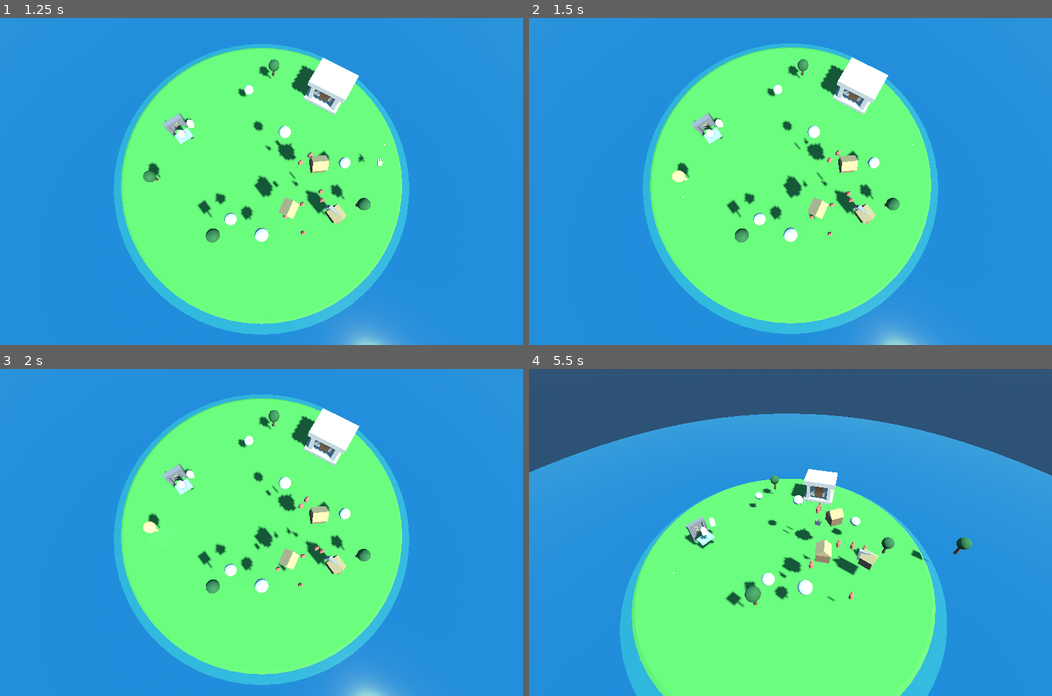
Above: before the commit, frames 1-4 (two rows, left to right).
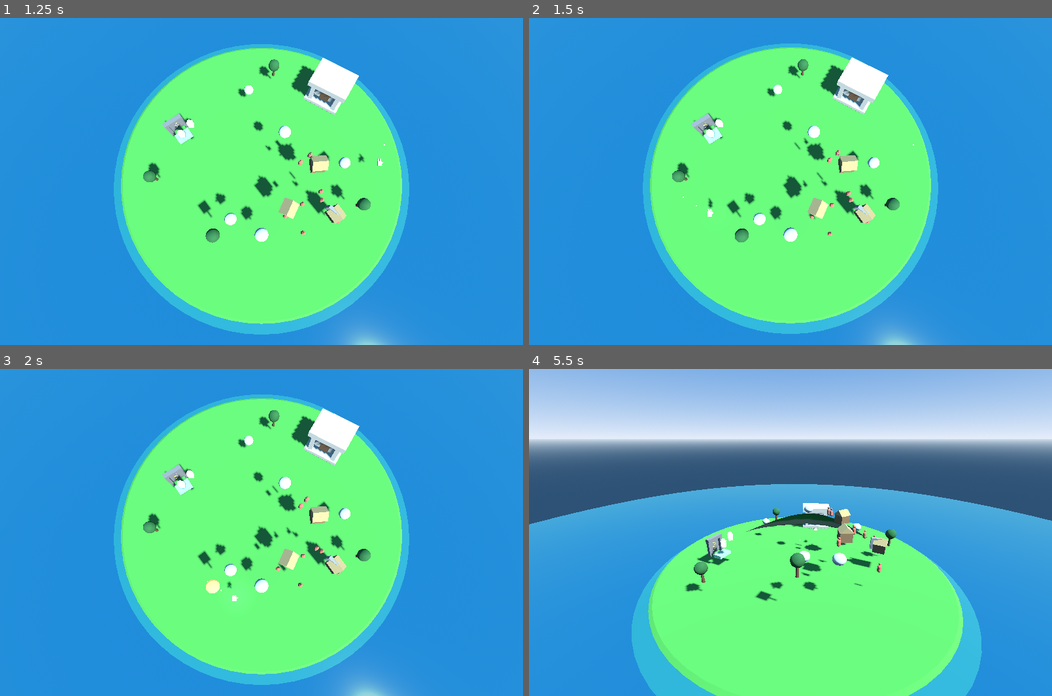
Above: after the commit, the same moments.

Repository: westkitty/Parable
Game: Godot game, scene res://scenes/Main.tscn
Two runs of this game, one before a commit and one after it. Both use one fixed random seed, a clock stepped at 60 frames per second and the inputs below.
Inputs (mouse positions are in pixels of both pictures, inside the frame that each line leads up to):
- Up to frame 1 (1.25 s): tap Enter at 0.5 s; move the mouse to (376, 165) at 0.52 s; hold W from 0.53 s (still down); tap Middle mouse button (camera_orbit) at 0.6 s; click (376, 165) at 0.67 s
- Up to frame 2 (1.5 s): release W at 1.25 s; drag from (685, 197) to (764, 246) at 1.27 s
- Up to frame 3 (2 s): no input
- Up to frame 4 (5.5 s): move the mouse to (842, 460) at 2.02 s; hold W 2.03-2.75 s; tap Mouse wheel down (camera_zoom_out) at 2.1 s; click (842, 460) at 2.17 s; drag from (764, 597) to (633, 483) at 2.77 s; tap Space (gesture_mode) at 3.5 s; move the mouse to (947, 581) at 3.52 s; hold S 3.53-4.25 s; hold Right mouse button (grab_action) 3.53-4.25 s; click (947, 581) at 3.67 s; drag from (633, 483) to (712, 450) at 4.27 s; move the mouse to (816, 532) at 5.02 s; hold S from 5.03 s (still down); hold Q from 5.03 s (still down); click (816, 532) at 5.17 s

Frame 1 is identical in both runs. In frame 2, 0.1% of the frame differs, in the area x 27-36%, y 46-61%; in frame 3, 0.2%; in frame 4, 57%, in the area x 0-100%, y 0-100%.

Commit message:
fix: remove right click auto acquire and stabilize focus sync

Diff:
--- a/godot-spike/scripts/camera_rig.gd
+++ b/godot-spike/scripts/camera_rig.gd
@@ -8,7 +8,7 @@
 const PITCH_MAX := deg_to_rad(-15.0)
 const DIST_MIN := 7.0
 const DIST_MAX := 55.0
-const ZOOM_STEP_SCROLL := 1.4
+const ZOOM_STEP_SCROLL := 1.75
 const ZOOM_STEP_KEYBOARD := 0.85
 const SCREEN_PAN_SCALE := 0.026
 const KEY_ORBIT_RATE := 1.2
@@ -20,7 +20,7 @@
 
 var camera: Camera3D
 var locked := false            # true during gesture drawing + temple transitions
-var control_scale := 1.0       # reduced while carrying
+var control_scale := 1.0       # reserved for scripted/test scaling; carrying does not slow camera
 var dist := 26.0
 
 var _pitch: Node3D
@@ -116,6 +116,15 @@
 		return "orbit"
 	return "free"
 
+func clear_transient_input() -> void:
+	_orbiting = false
+	_orbit_fallback = false
+	_middle_button_down = false
+	_orbit_source = "none"
+	_yaw_target = rotation.y
+	_pitch_target = _pitch.rotation.x
+	_dist_target = dist
+
 func orbit_step(direction: float) -> void:
 	_yaw_target += direction * control_scale
 	_orbit_source = "key"
--- a/godot-spike/scripts/diagnostics.gd
+++ b/godot-spike/scripts/diagnostics.gd
@@ -36,6 +36,7 @@
 	if hand:
 		var d: Dictionary = hand.get_debug()
 		lines.append("input state: %s" % d.get("state", "?"))
+		lines.append("input mode: %s" % d.get("input_mode", "?"))
 		lines.append("hovered: %s" % d.get("hovered", "-"))
 		lines.append("held: %s (%s)" % [d.get("held", "-"), d.get("held_mass", "-")])
 		lines.append("right mouse down: %s" % str(d.get("right_mouse_down", false)))
--- a/godot-spike/scripts/hand_input.gd
+++ b/godot-spike/scripts/hand_input.gd
@@ -14,7 +14,7 @@
 const CLICK_DRAG_THRESHOLD_PX := 10.0
 const THROW_MIN_SPEED := 1.8        # below this, release = gentle drop
 const THROW_VERTICAL_LIFT := 2.35   # modest extra loft, validated by Andrew later
-const CARRY_CAMERA_SCALE := 0.6
+const CARRY_CAMERA_SCALE := 1.0
 const HOVER_HEIGHT := 0.82
 const PRESS_HEIGHT := 0.28
 const RAY_LENGTH := 400.0
@@ -39,11 +39,13 @@
 var _trace: Node3D
 var _diagnostics: CanvasLayer
 var _shrine: Node
+var _grabbables: Array[Node] = []
 
 var _ground_point := Vector3.ZERO
 var _hand_target := Vector3.ZERO
 var _hovered: Node = null
 var _held: Node = null
+var _input_suspended := false
 var _sampler := ThrowSampler.new()
 var _time := 0.0
 
@@ -100,6 +102,8 @@
 	_lazy_refs()
 	if _rig == null or _island == null:
 		return
+	if _input_suspended:
+		return
 
 	var mouse := get_viewport().get_mouse_position()
 
@@ -119,16 +123,7 @@
 	var space := get_world_3d().direct_space_state
 
 	# Ground point under the mouse (terrain, layer 1).
-	var ground := _ray_hit(space, from, dir, 1, false)
-	var ground_valid := not ground.is_empty()
-	if not ground.is_empty():
-		_ground_point = ground.position
-	else:
-		# Off-island: intersect the sea plane so the hand never vanishes.
-		if absf(dir.y) > 0.0001:
-			var t := -from.y / dir.y
-			if t > 0.0:
-				_ground_point = from + dir * t
+	var ground_valid := _update_ground_point(from, dir)
 
 	# Hover follows the visible palm/grip point rather than the raw cursor.
 	var new_hover: Node = null
@@ -217,8 +212,6 @@
 	if _press_kind == "pan":
 		hand_h = PRESS_HEIGHT
 	var target := _ground_point + Vector3(0.0, hand_h, 0.0)
-	if _hovered != null and _held == null:
-		target = _origin_for_hover_anchor(_hovered.pick_anchor_point())
 	if _held != null:
 		target = _origin_for_hover_anchor(_ground_point + Vector3(0.0, _carry_anchor_height(), 0.0))
 	_hand_target = target
@@ -308,6 +301,34 @@
 	_press_kind = ""
 	_pending_click_target = null
 	_cancel_miracle(true)
+
+func clear_transient_input_for_focus() -> void:
+	_input_suspended = true
+	if _held != null and is_instance_valid(_held):
+		_release_held(true)
+	_press_kind = ""
+	_pending_click_target = null
+	_pan_source = "none"
+	_pan_using_ground = false
+	_sampler.clear()
+	_set_hovered(null)
+	_cancel_miracle(false)
+	state = "hover"
+
+func resync_after_focus() -> void:
+	_lazy_refs()
+	if _rig == null:
+		return
+	_input_suspended = false
+	var mouse := get_viewport().get_mouse_position()
+	var ray: Array = _rig.screen_ray(mouse)
+	_update_ground_point(ray[0], ray[1])
+	_press_screen = mouse
+	_pan_last_mouse = mouse
+	_hand_target = _ground_point + Vector3(0.0, HOVER_HEIGHT, 0.0)
+	global_position = _hand_target
+	if _held == null and _press_kind == "":
+		_set_hovered(_screen_pick_grabbable(mouse))
 
 func _update_miracle_tracking(mouse: Vector2) -> void:
 	if _rig == null or _island == null:
@@ -451,6 +472,18 @@
 	_begin_carry(obj)
 	return _held == obj
 
+func simulate_right_mouse_press_for_test() -> bool:
+	if _hovered == null or not is_instance_valid(_hovered):
+		return false
+	_begin_carry(_hovered)
+	return true
+
+func clear_hover_for_test() -> void:
+	_set_hovered(null)
+
+func force_hover_for_test(obj: Node) -> void:
+	_set_hovered(obj)
+
 func simulate_release_for_test(world_velocity: Vector3, force_gentle := false) -> void:
 	if _held == null:
 		return
@@ -501,6 +534,7 @@
 func get_debug() -> Dictionary:
 	return {
 		"state": state,
+		"input_mode": _press_kind if _press_kind != "" else state,
 		"hovered": _hovered.display_name if (_hovered != null and is_instance_valid(_hovered)) else "-",
 		"held": _held.display_name if (_held != null and is_instance_valid(_held)) else "-",
 		"held_mass": ["light", "medium", "heavy"][_held.mass_category] if (_held != null and is_instance_valid(_held)) else "-",
@@ -551,6 +585,8 @@
 		_diagnostics = get_tree().get_first_node_in_group("diagnostics")
 	if _shrine == null:
 		_shrine = get_tree().get_first_node_in_group("shrine")
+	if _grabbables.is_empty():
+		_refresh_grabbables()
 
 func _current_hand_speed() -> float:
 	return _sampler.velocity().length()
@@ -562,6 +598,23 @@
 	params.collide_with_areas = areas
 	params.collide_with_bodies = not areas
 	return space.intersect_ray(params)
+
+func _update_ground_point(from: Vector3, dir: Vector3) -> bool:
+	var space := get_world_3d().direct_space_state
+	var ground := _ray_hit(space, from, dir, 1, false)
+	if not ground.is_empty():
+		_ground_point = ground.position
+		return true
+	if absf(dir.y) > 0.0001:
+		var t := -from.y / dir.y
+		if t > 0.0:
+			_ground_point = from + dir * t
+	return false
+
+func _refresh_grabbables() -> void:
+	_grabbables.clear()
+	for g in get_tree().get_nodes_in_group("grabbable"):
+		_grabbables.append(g)
 
 func _screen_pick_grabbable(mouse: Vector2) -> Node:
 	if _rig == null or _rig.camera == null:
@@ -571,8 +624,12 @@
 	var grip_screen: Vector2 = mouse
 	if _visual and _visual.has_method("grip_socket_world"):
 		grip_screen = _rig.camera.unproject_position(_visual.grip_socket_world())
-	for g in get_tree().get_nodes_in_group("grabbable"):
+	for g in _grabbables:
+		if g == null or not is_instance_valid(g) or not g.is_in_group("grabbable"):
+			continue
 		if g == _held:
+			continue
+		if "consumed" in g and g.consumed:
 			continue
 		var anchor: Vector3 = g.pick_anchor_point()
 		var screen_pos: Vector2 = _rig.camera.unproject_position(anchor)
--- a/godot-spike/scripts/world.gd
+++ b/godot-spike/scripts/world.gd
@@ -76,19 +76,47 @@
 		NOTIFICATION_WM_WINDOW_FOCUS_IN:
 			_window_focused = true
 			_set_game_cursor_active(_mouse_inside)
+			_resync_focus_state()
 		NOTIFICATION_WM_WINDOW_FOCUS_OUT:
 			_window_focused = false
 			_set_game_cursor_active(false)
+			_clear_focus_transients()
 		NOTIFICATION_WM_MOUSE_ENTER:
 			_mouse_inside = true
 			_set_game_cursor_active(_window_focused)
+			_resync_focus_state()
 		NOTIFICATION_WM_MOUSE_EXIT:
 			_mouse_inside = false
 			_set_game_cursor_active(false)
+			_clear_focus_transients()
 
 func _set_game_cursor_active(active: bool) -> void:
 	_cursor_hidden = active and _window_focused and _mouse_inside
 	Input.set_mouse_mode(Input.MOUSE_MODE_HIDDEN if _cursor_hidden else Input.MOUSE_MODE_VISIBLE)
+
+func simulate_focus_loss_for_test() -> void:
+	_window_focused = false
+	_mouse_inside = false
+	_set_game_cursor_active(false)
+	_clear_focus_transients()
+
+func simulate_focus_gain_for_test() -> void:
+	_window_focused = true
+	_mouse_inside = true
+	_set_game_cursor_active(true)
+	_resync_focus_state()
+
+func _clear_focus_transients() -> void:
+	if _rig and _rig.has_method("clear_transient_input"):
+		_rig.clear_transient_input()
+	if _hand and _hand.has_method("clear_transient_input_for_focus"):
+		_hand.clear_transient_input_for_focus()
+
+func _resync_focus_state() -> void:
+	if _rig and _rig.has_method("clear_transient_input"):
+		_rig.clear_transient_input()
+	if _hand and _hand.has_method("resync_after_focus"):
+		_hand.resync_after_focus()
 
 func scene_label() -> String:
 	return "temple" if _in_temple else "world"
--- a/godot-spike/tests/verify_playability_surrogates.gd
+++ b/godot-spike/tests/verify_playability_surrogates.gd
@@ -28,9 +28,14 @@
 	_check(main.mouse_hidden_for_play() == true, "cursor hide call path exists in world boot path")
 	_check(main.has_method("cursor_policy_state"), "cursor policy helper exists")
 	_check(main.has_method("cursor_focus_state"), "cursor focus helper exists")
+	_check(main.has_method("simulate_focus_loss_for_test"), "world exposes focus-loss surrogate helper")
+	_check(main.has_method("simulate_focus_gain_for_test"), "world exposes focus-gain surrogate helper")
 	_check(rig.has_method("middle_button_down"), "camera middle-button helper exists")
 	_check(rig.has_method("orbit_source"), "camera orbit-source helper exists")
+	_check(rig.has_method("clear_transient_input"), "camera transient input clear helper exists")
+	_check(hand.has_method("simulate_right_mouse_press_for_test"), "hand exposes right-click hover contract helper")
 	_check(trace.has_method("active_mote_count"), "gesture trace exposes bounded mote helper")
+	await _assert_patch08_input_contract(hand, rig, main)
 	await _assert_stable_hold_and_release_modes(hand)
 	await _assert_throw_threshold_edges(hand)
 	await _assert_camera_motion_preserves_hold(hand, rig)
@@ -100,6 +105,7 @@
 	if rock == null:
 		return
 	_check(hand.simulate_grab(rock), "camera surrogate grab succeeds")
+	_check(absf(float(rig.control_scale) - 1.0) < 0.001, "carrying does not slow camera controls")
 	var before: Dictionary = rig.save_state()
 	rig.pan_by(Vector3(3.0, 0.0, -2.5))
 	rig.simulate_orbit_drag(Vector2(42.0, -18.0))
@@ -191,6 +197,52 @@
 	hand.simulate_release_for_test(Vector3.ZERO, true)
 	await physics_frame
 
+func _assert_patch08_input_contract(hand: Node, rig: Node, main: Node) -> void:
+	var rock := _find_grabbable("rock")
+	_check(rock != null, "rock exists for Patch 08 input contract")
+	if rock == null:
+		return
+	hand.clear_hover_for_test()
+	var empty_before: Dictionary = rig.save_state()
+	_check(hand.simulate_right_mouse_press_for_test() == false, "right mouse without hovered grabbable is a no-op")
+	var empty_after: Dictionary = rig.save_state()
+	_check(_camera_state_close(empty_before, empty_after), "right mouse no-hover path does not move camera")
+	_check(hand.is_carrying() == false, "right mouse no-hover path does not acquire nearest object")
+	hand.force_hover_for_test(rock)
+	var hover_before: Dictionary = rig.save_state()
+	_check(hand.simulate_right_mouse_press_for_test() == true, "right mouse grabs only the hovered grabbable")
+	var hover_after: Dictionary = rig.save_state()
+	_check(_camera_state_close(hover_before, hover_after), "right mouse hovered grab does not move camera")
+	_check(hand.is_carrying() == true, "right mouse hovered grab starts carry")
+	_check(absf(float(rig.control_scale) - 1.0) < 0.001, "right mouse carry keeps camera control scale unchanged")
+	hand.simulate_release_for_test(Vector3.ZERO, true)
+	await physics_frame
+
+	var middle_press := InputEventMouseButton.new()
+	middle_press.button_index = MOUSE_BUTTON_MIDDLE
+	middle_press.pressed = true
+	rig._input(middle_press)
+	_check(rig.is_orbiting(), "focus-loss setup activates middle orbit")
+	_check(hand.simulate_grab(rock), "focus-loss setup can hold object")
+	hand.force_hover_for_test(rock)
+	main.simulate_focus_loss_for_test()
+	await physics_frame
+	var lost_debug: Dictionary = hand.get_debug()
+	_check(main.mouse_hidden_for_play() == false, "focus loss restores visible cursor")
+	_check(rig.is_orbiting() == false, "focus loss clears active orbit mode")
+	_check(rig.middle_button_down() == false, "focus loss clears middle-button state")
+	_check(hand.is_carrying() == false, "focus loss clears stuck right-button carry")
+	_check(String(lost_debug.get("hovered", "?")) == "-", "focus loss clears stale hover")
+	_check(String(lost_debug.get("input_mode", "?")) == "hover", "focus loss returns input mode to hover")
+	var gain_before: Dictionary = rig.save_state()
+	main.simulate_focus_gain_for_test()
+	await physics_frame
+	var gain_after: Dictionary = rig.save_state()
+	_check(main.mouse_hidden_for_play() == true, "focus gain hides cursor when mouse is inside")
+	_check(rig.is_orbiting() == false, "focus gain does not start orbit")
+	_check(hand.is_carrying() == false, "focus gain does not auto-grab")
+	_check(_camera_state_close(gain_before, gain_after), "focus gain resync does not move camera")
+
 func _assert_safe_cancel_clears_state(hand: Node) -> void:
 	var tree := _find_grabbable("tree")
 	_check(tree != null, "tree exists for cancel surrogate")
@@ -274,6 +326,7 @@
 	_check(text.contains("temple chamber: right"), "diagnostics expose temple chamber")
 	_check(text.contains("camera:"), "diagnostics expose camera state")
 	_check(text.contains("pan active:"), "diagnostics expose pan state")
+	_check(text.contains("input mode:"), "diagnostics expose input mode")
 	_check(text.contains("bolt learned:"), "diagnostics expose bolt learned state")
 	var label_texts := _label_texts(temple)
 	_check("SYMBOL" in label_texts, "temple exposes SYMBOL label")
@@ -319,6 +372,12 @@
 			return child.material_override.albedo_color
 	return Color.BLACK
 
+func _camera_state_close(a: Dictionary, b: Dictionary) -> bool:
+	return a.pos.distance_to(b.pos) < 0.001 \
+		and absf(float(a.yaw) - float(b.yaw)) < 0.001 \
+		and absf(float(a.pitch) - float(b.pitch)) < 0.001 \
+		and absf(float(a.dist) - float(b.dist)) < 0.001
+
 func _label_texts(node: Node) -> Array[String]:
 	var out: Array[String] = []
 	for child in node.get_children():
Not shown, added: godot-spike/PATCH_08_REPORT.md
Not shown, changed: godot-spike/README_FOR_ANDREW.md
